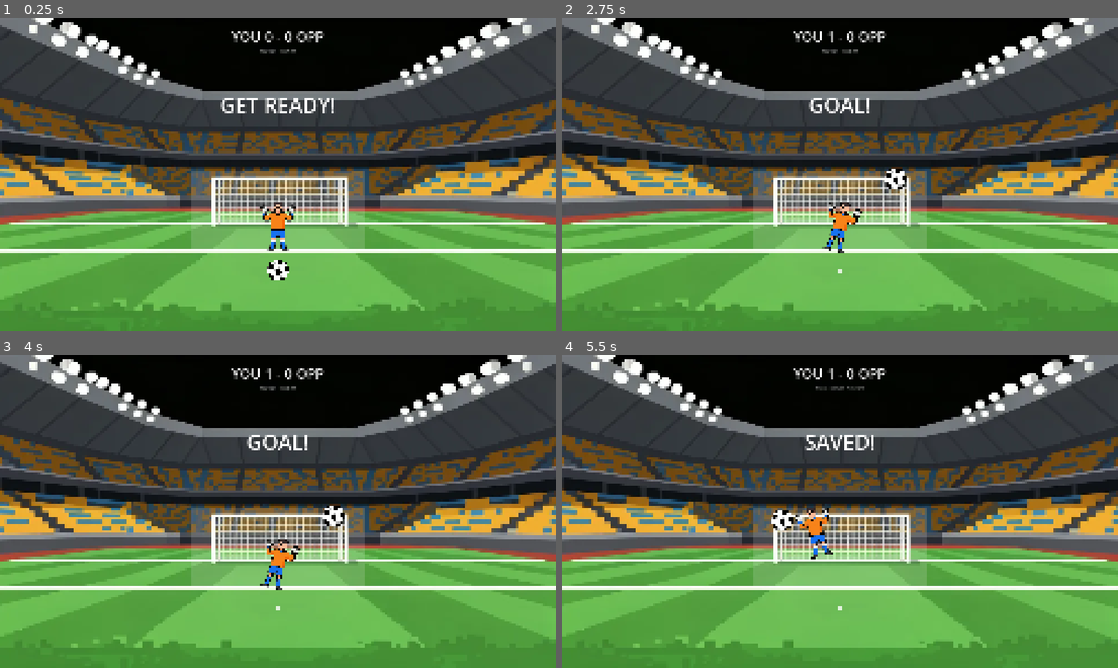
Above: before the commit, frames 1-4 (two rows, left to right).
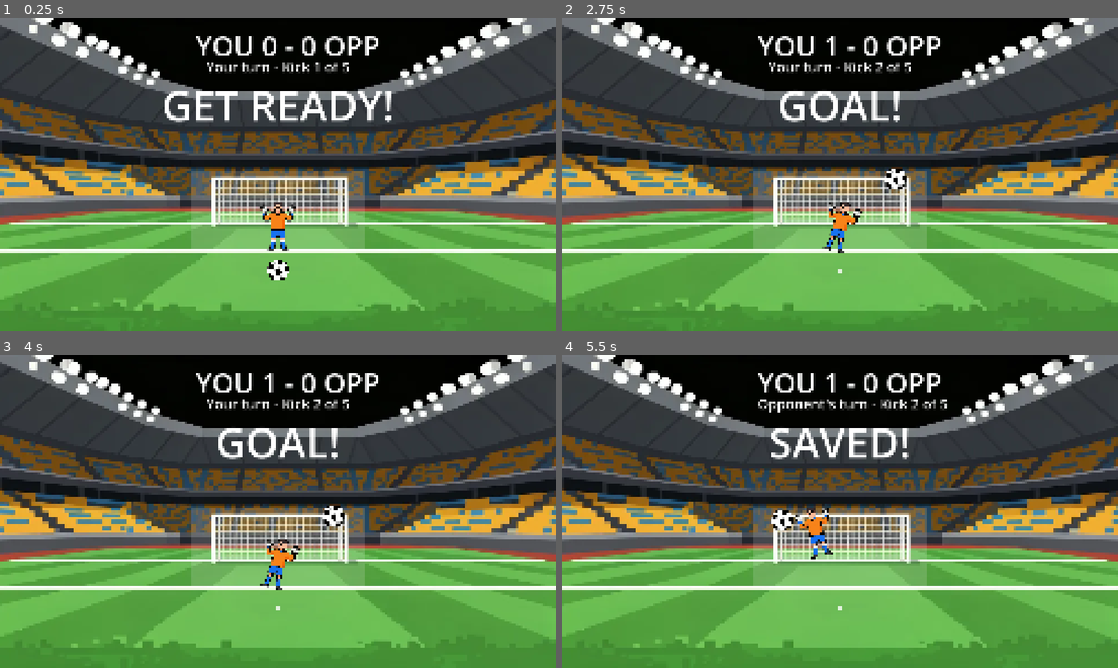
Above: after the commit, the same moments.

Repository: Jameshskelton/PK_Shootout
Game: Godot game, scene res://scenes/Main.tscn
The game is run twice, just before and just after one commit, with the same random seed, the same clock (stepped at 60 frames per second) and the same inputs.
Inputs (mouse positions are in pixels of both pictures, inside the frame that each line leads up to):
- Up to frame 1 (0.25 s): no input
- Up to frame 2 (2.75 s): tap Enter at 0.5 s; move the mouse to (962, 158) at 0.52 s; click (962, 158) at 0.67 s; tap R (restart) at 1.25, 2 s; move the mouse to (728, 190) at 1.27 s; click (728, 190) at 1.42 s; move the mouse to (895, 105) at 2.02 s; click (895, 105) at 2.17 s
- Up to frame 3 (4 s): move the mouse to (250, 574) at 2.77 s; click (250, 574) at 2.92 s; tap R (restart) at 3.5 s; move the mouse to (444, 558) at 3.52 s; click (444, 558) at 3.67 s
- Up to frame 4 (5.5 s): tap R (restart) at 4.25, 5 s; move the mouse to (673, 464) at 4.27 s; click (673, 464) at 4.42 s; move the mouse to (867, 511) at 5.02 s; click (867, 511) at 5.17 s

The runs differ from the first frame. In frame 1, 3.4% of the frame differs, in the area x 29-71%, y 4-34%; in frame 2, 2.5%; in frame 3, 2.5%; in frame 4, 2.9%.

Commit message:
updated text size

Diff:
--- a/scenes/Main.tscn
+++ b/scenes/Main.tscn
@@ -8,10 +8,10 @@
 [ext_resource type="Texture2D" path="res://assets/sprites/pk_background.png" id="6_bg"]
 
 [sub_resource type="LabelSettings" id="LabelSettings_score"]
-font_size = 64
+font_size = 128
 
 [sub_resource type="LabelSettings" id="LabelSettings_result"]
-font_size = 96
+font_size = 192
 
 [node name="Main" type="Node2D"]
 script = ExtResource("1_main")
@@ -104,27 +104,28 @@
 [node name="UI" type="CanvasLayer" parent="."]
 
 [node name="ScoreLabel" type="Label" parent="UI"]
-offset_left = 1000
+offset_left = 900
 offset_top = 40
-offset_right = 1560
-offset_bottom = 140
+offset_right = 1660
+offset_bottom = 180
 horizontal_alignment = 1
 text = "YOU 0 - 0 OPP"
 label_settings = SubResource("LabelSettings_score")
 
 [node name="RoundIndicator" type="Label" parent="UI"]
-offset_left = 1000
-offset_top = 140
-offset_right = 1560
-offset_bottom = 200
+offset_left = 900
+offset_top = 180
+offset_right = 1660
+offset_bottom = 280
 horizontal_alignment = 1
 text = "Kick 1 of 5"
+theme_override_font_sizes/font_size = 64
 
 [node name="ResultLabel" type="Label" parent="UI"]
-offset_left = 800
-offset_top = 300
-offset_right = 1760
-offset_bottom = 500
+offset_left = 680
+offset_top = 250
+offset_right = 1880
+offset_bottom = 550
 horizontal_alignment = 1
 vertical_alignment = 1
 text = ""
@@ -145,38 +146,42 @@
 color = Color(0, 0, 0, 0.6)
 
 [node name="Panel" type="Panel" parent="UI/EndScreen"]
-offset_left = 680
-offset_top = 480
-offset_right = 1880
-offset_bottom = 960
+offset_left = 480
+offset_top = 300
+offset_right = 2080
+offset_bottom = 1140
 
 [node name="TitleLabel" type="Label" parent="UI/EndScreen/Panel"]
 offset_left = 0
-offset_top = 60
+offset_top = 40
 offset_right = 1200
-offset_bottom = 180
+offset_bottom = 220
 horizontal_alignment = 1
 text = "YOU WIN!"
+theme_override_font_sizes/font_size = 96
 
 [node name="ScoreLabel" type="Label" parent="UI/EndScreen/Panel"]
 offset_left = 0
-offset_top = 190
+offset_top = 230
 offset_right = 1200
-offset_bottom = 270
+offset_bottom = 350
 horizontal_alignment = 1
 text = "Final Score:  YOU 3 - 2 OPP"
+theme_override_font_sizes/font_size = 64
 
 [node name="DetailLabel" type="Label" parent="UI/EndScreen/Panel"]
 offset_left = 0
-offset_top = 270
+offset_top = 360
 offset_right = 1200
-offset_bottom = 340
+offset_bottom = 480
 horizontal_alignment = 1
 text = "Regulation Win"
+theme_override_font_sizes/font_size = 64
 
 [node name="RestartButton" type="Button" parent="UI/EndScreen/Panel"]
-offset_left = 400
-offset_top = 360
-offset_right = 800
-offset_bottom = 440
+offset_left = 300
+offset_top = 500
+offset_right = 900
+offset_bottom = 640
 text = "PLAY AGAIN"
+theme_override_font_sizes/font_size = 48
